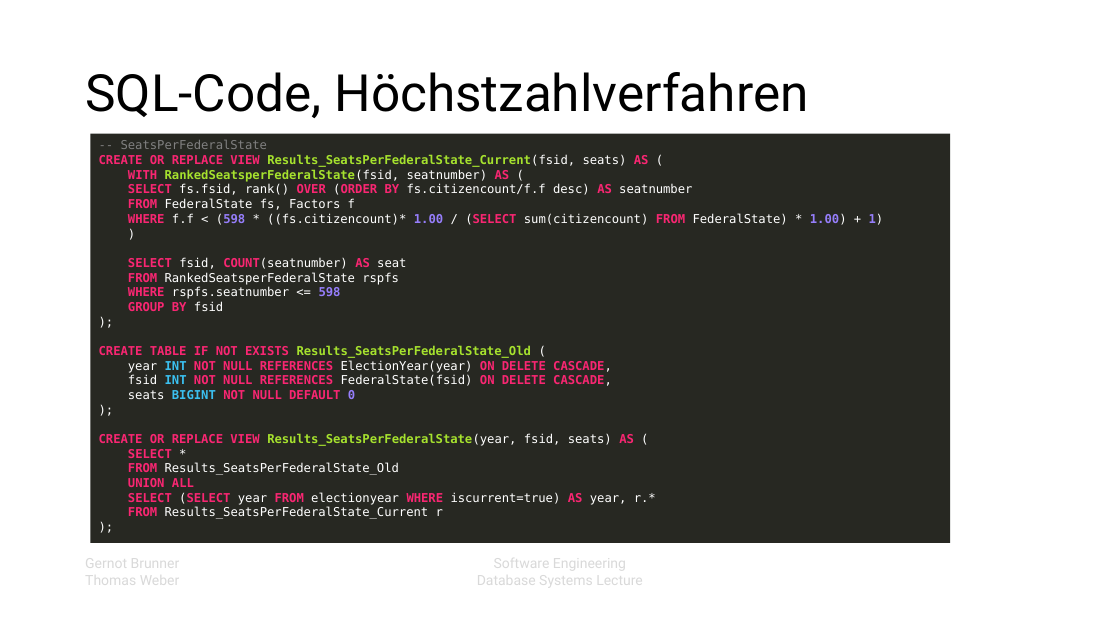
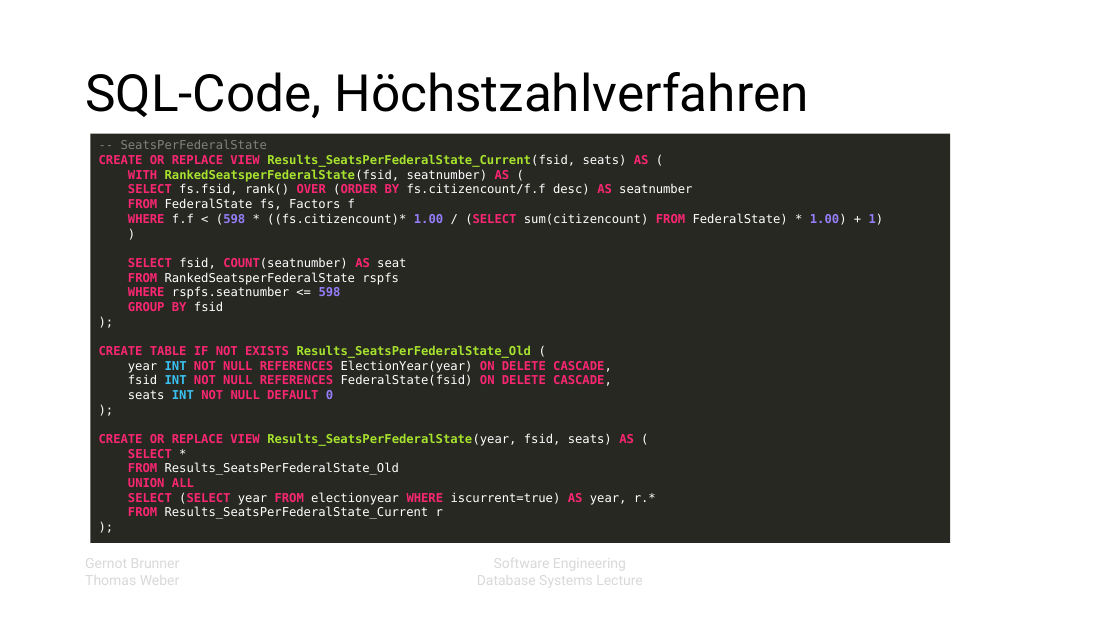
Before and after one commit to elordin/dbs, a slide deck: slide 11 of slides.pptx. Drawn at 1120x630 pixels with LibreOffice and Linux fonts; fonts in the diff are those of the drawing; background and template pictures are left out. Boxes give left, top, right and bottom in pixels: in the first picture for what was removed or moved away, otherwise in the second. Text is boxed around its words. In the diff, an @@ line names an element or a change of style, - is before the commit and + after.

Commit message:
changed BIGINT to INT in Code Slide

```diff
--- a/slides.pptx
+++ b/slides.pptx
@@ text in rectangle at [128,389,333,402]: text changed @@
-seats BIGINT NOT NULL DEFAULT 0
+seats INT NOT NULL DEFAULT 0
```
